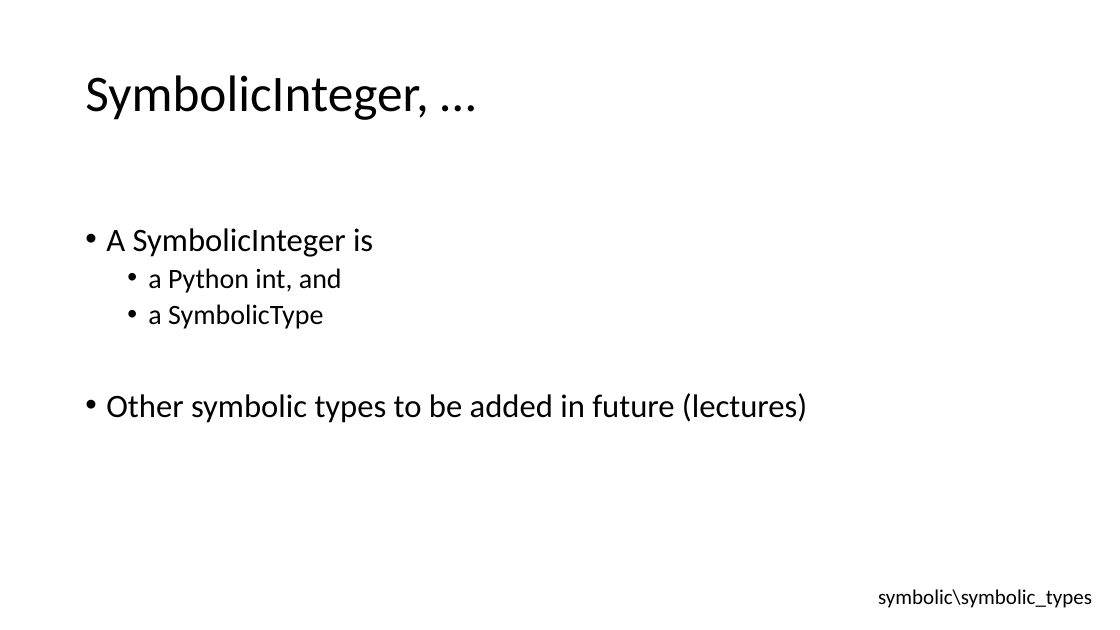
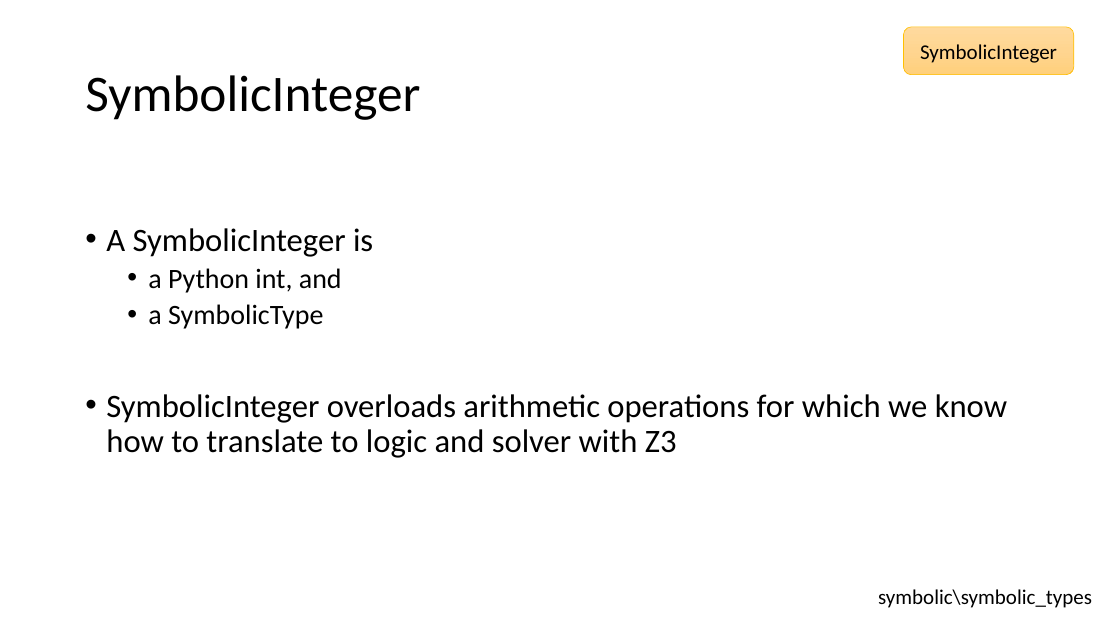
Before and after one commit to thomasjball/PyExZ3, a slide deck: slide 12 of marktoberdorf_slides/Marktoberdorf2014_2.pptx (slide 10 before the commit). Drawn at 1120x630 pixels with LibreOffice and Linux fonts; fonts in the diff are those of the drawing. Boxes give left, top, right and bottom in pixels: in the first picture for what was removed or moved away, otherwise in the second. Text is boxed around its words. In the diff, an @@ line names an element or a change of style, - is before the commit and + after.

```diff
--- a/marktoberdorf_slides/Marktoberdorf2014_2.pptx
+++ b/marktoberdorf_slides/Marktoberdorf2014_2.pptx
@@ rounded rectangle added at (904,27,1075,75), fill gradient #FFDB9E to #FFD590 to #FFD07C, outline #FFC000 0.5 pt, 18 pt, text #000000 @@
+SymbolicInteger
@@ title at (85,75,420,120): text changed @@
-SymbolicInteger, …
+SymbolicInteger
@@ text at (106,394,1007,458): text changed @@
-• Other symbolic types to be added in future (lectures)
+• SymbolicInteger overloads arithmetic operations for which we know how to translate to logic and solver with Z3
```
Also in this commit, not shown: 12 other slides changed, 10 slides added, 1 slide removed, 8 other files.
